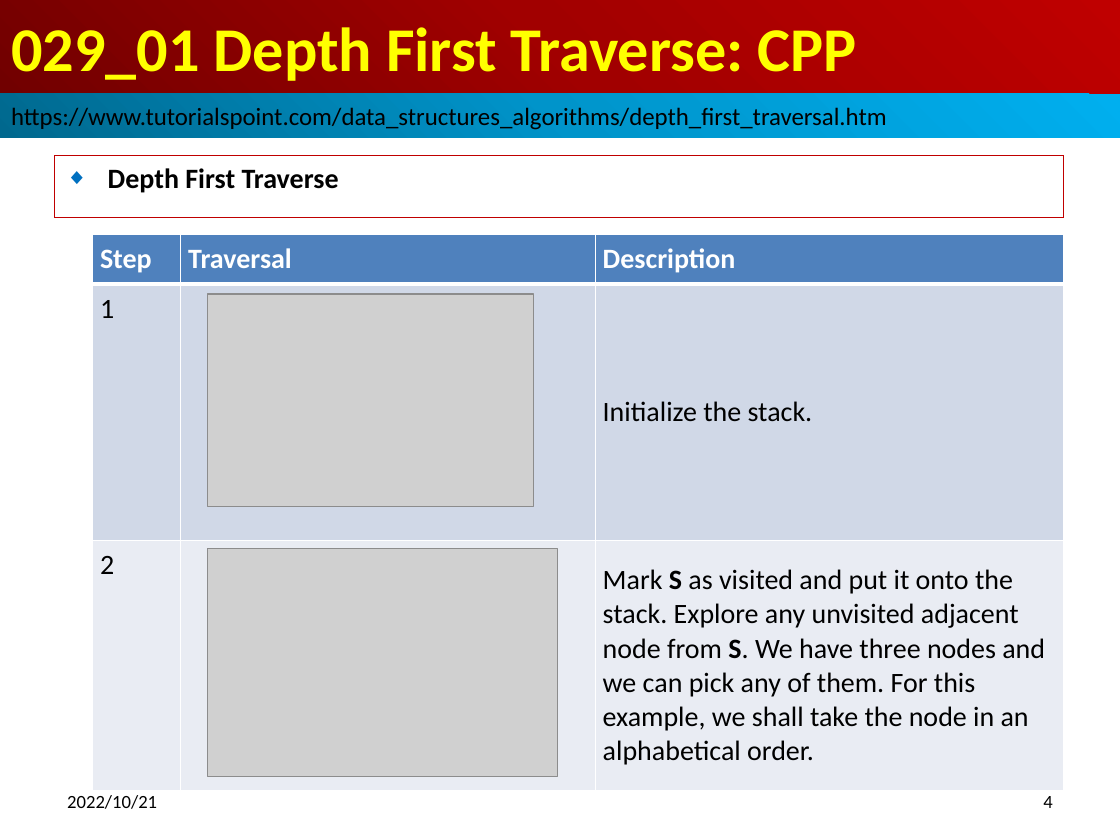
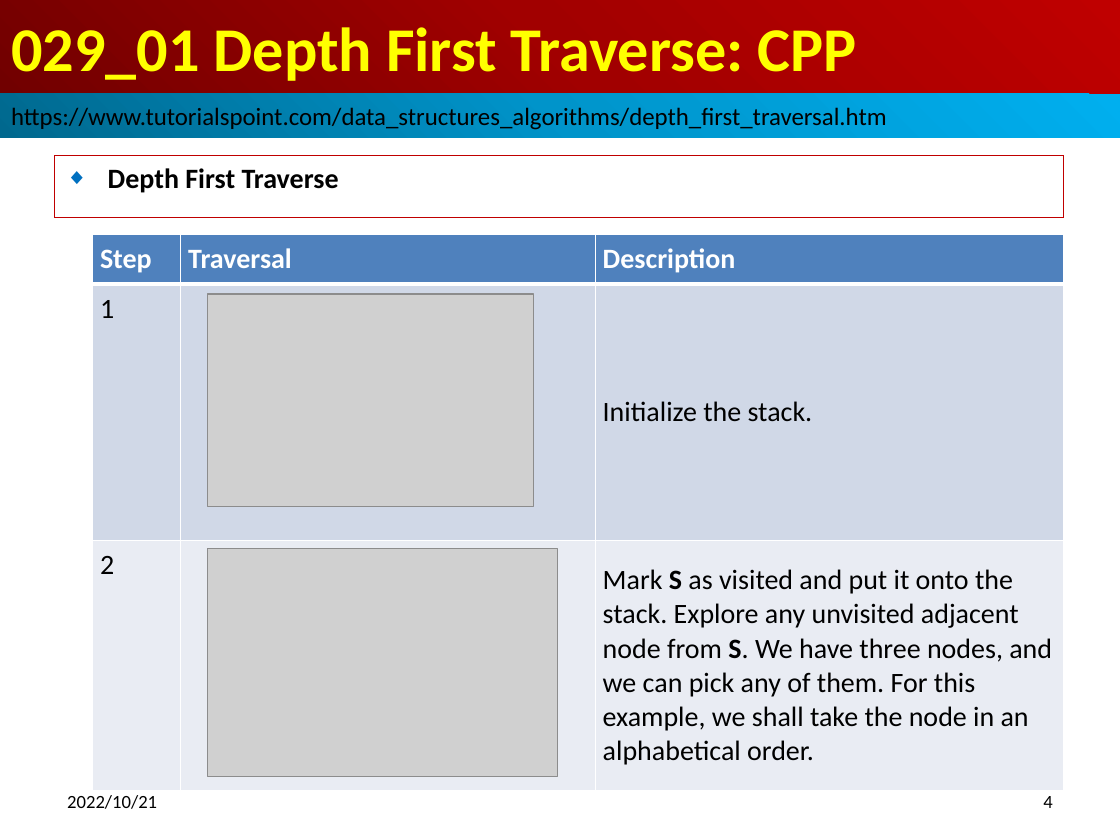
Before and after one commit to peterhchen/012_DataStructure, a slide deck: slide 4 of 029_01_DepFirstTraverse_CPP.pptx. Drawn at 1120x840 pixels with LibreOffice and Linux fonts; fonts in the diff are those of the drawing; grey boxes stand for pictures. Boxes give left, top, right and bottom in pixels: in the first picture for what was removed or moved away, otherwise in the second. Text is boxed around its words. In the diff, an @@ line names an element or a change of style, - is before the commit and + after.

```diff
--- a/029_01_DepFirstTraverse_CPP.pptx
+++ b/029_01_DepFirstTraverse_CPP.pptx
@@ table at [93,235,1065,791] @@
-row 3, column 3: Mark S as visited and put it onto the stack. Explore any unvisited adjacent node from S. We have three nodes and we can pick any of them. For this example, we shall take the node in an alphabetical order.
+row 3, column 3: Mark S as visited and put it onto the stack. Explore any unvisited adjacent node from S. We have three nodes, and we can pick any of them. For this example, we shall take the node in an alphabetical order.
```
Also in this commit, not shown: 3 other files.
